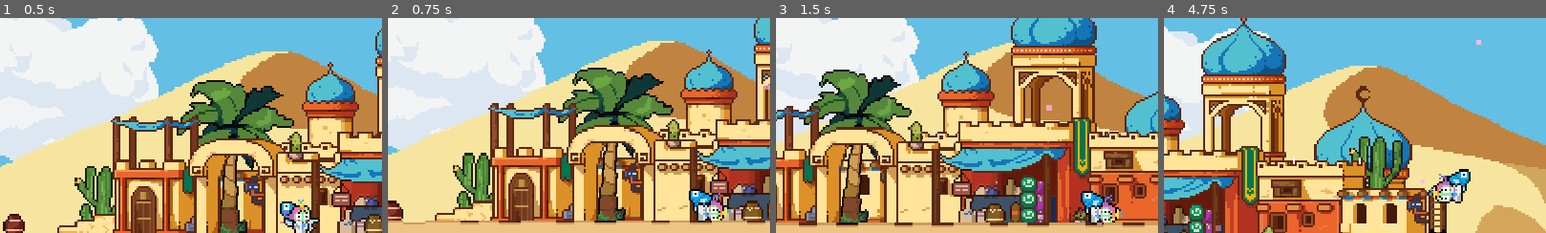
Above: before the commit, frames 1-4 (left to right).
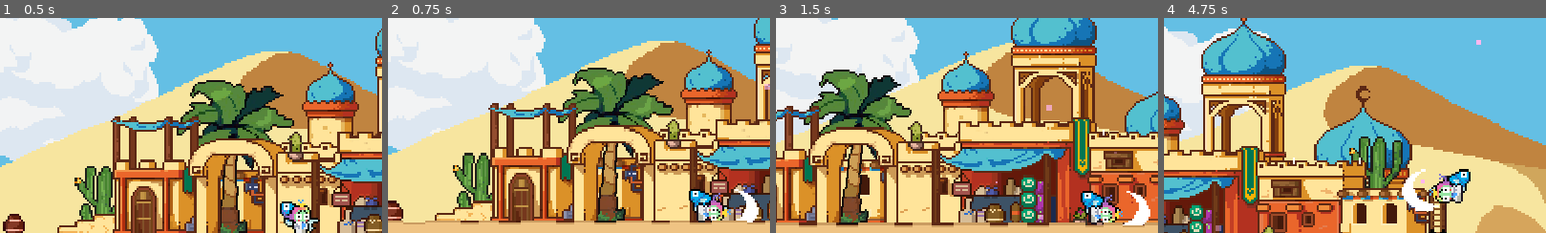
Above: after the commit, the same moments.

Repository: OMGMOCA/OpenSourceMocaGame
Game: Godot game, scene res://scene/level/level_moca_desert.tscn
Two runs of this game, one before a commit and one after it. Both use one fixed random seed, a clock stepped at 60 frames per second and the inputs below.
Inputs (mouse positions are % of the whole screen's width and height, from its top left):
- Up to frame 1 (0.5 s): no input
- Up to frame 2 (0.75 s): move the mouse to (72, 45) at 0.52 s; hold D (move_right) from 0.53 s (still down); click (72, 45) at 0.6 s
- Up to frame 3 (1.5 s): keep holding D (move_right); tap Space (jump) at 0.77 s; move the mouse to (30, 55) at 1.27 s; click (30, 55) at 1.35 s
- Up to frame 4 (4.75 s): tap Space (jump) at 1.52, 3.02, 3.77, 4.52 s; move the mouse to (60, 28) at 2.02 s; release D (move_right) at 2.03 s; hold A (move_left) 2.03-2.78 s; tap E (interact) at 2.1, 4.35 s; click (60, 28) at 2.3 s; move the mouse to (45, 70) at 2.77 s; hold D (move_right) 2.78-4.28 s; click (45, 70) at 2.85 s; move the mouse to (80, 65) at 3.52 s; click (80, 65) at 3.6 s; move the mouse to (20, 35) at 4.27 s; hold A (move_left) from 4.28 s (still down); click (20, 35) at 4.55 s
The pictures show only the part of the screen within x 10-60%, y 21-71%; the shares and areas given below are measured in that part.

Frame 1 is identical in both runs. In frame 2, 0.4% of the frame differs, in the area x 90-97%, y 79-96%; in frame 3, 0.5%; in frame 4, 0.7%, in the area x 62-72%, y 70-90%.

Commit message:
update attack func

Diff:
--- a/scene/characters/character_new_tmpl.tscn
+++ b/scene/characters/character_new_tmpl.tscn
@@ -1,9 +1,10 @@
-[gd_scene load_steps=33 format=3 uid="uid://bbt512b3oqqht"]
+[gd_scene load_steps=34 format=3 uid="uid://bbt512b3oqqht"]
 
 [ext_resource type="Script" path="res://scripts/character2d/moca_player2d.gd" id="1_quowp"]
 [ext_resource type="Texture2D" uid="uid://cyaq2fp4s380d" path="res://assets/sprites/characters/moca_cc.png" id="2_5wdt8"]
 [ext_resource type="AudioStream" uid="uid://cr0hy3pvwgg2w" path="res://assets/sounds/jump.wav" id="3_l55qa"]
 [ext_resource type="AudioStream" uid="uid://bni52808fts02" path="res://assets/sounds/slash-21834.mp3" id="4_m0wal"]
+[ext_resource type="Texture2D" uid="uid://boc7bfpailusd" path="res://assets/sprites/characters/attack01.png" id="5_yevw6"]
 
 [sub_resource type="CapsuleShape2D" id="CapsuleShape2D_idgee"]
 radius = 5.0
@@ -22,6 +23,30 @@
 "transitions": PackedFloat32Array(1),
 "update": 1,
 "values": [0]
+}
+tracks/1/type = "value"
+tracks/1/imported = false
+tracks/1/enabled = true
+tracks/1/path = NodePath("attackZone/Sprite2D:visible")
+tracks/1/interp = 1
+tracks/1/loop_wrap = true
+tracks/1/keys = {
+"times": PackedFloat32Array(0),
+"transitions": PackedFloat32Array(1),
+"update": 1,
+"values": [false]
+}
+tracks/2/type = "value"
+tracks/2/imported = false
+tracks/2/enabled = true
+tracks/2/path = NodePath("attackZone/Sprite2D:frame")
+tracks/2/interp = 1
+tracks/2/loop_wrap = true
+tracks/2/keys = {
+"times": PackedFloat32Array(0),
+"transitions": PackedFloat32Array(1),
+"update": 1,
+"values": [2]
 }
 
 [sub_resource type="Animation" id="Animation_26fle"]
@@ -39,6 +64,30 @@
 "transitions": PackedFloat32Array(1, 1, 1, 1),
 "update": 1,
 "values": [22, 23, 24, 22]
+}
+tracks/1/type = "value"
+tracks/1/imported = false
+tracks/1/enabled = true
+tracks/1/path = NodePath("attackZone/Sprite2D:visible")
+tracks/1/interp = 1
+tracks/1/loop_wrap = true
+tracks/1/keys = {
+"times": PackedFloat32Array(0, 0.3),
+"transitions": PackedFloat32Array(1, 1),
+"update": 1,
+"values": [true, false]
+}
+tracks/2/type = "value"
+tracks/2/imported = false
+tracks/2/enabled = true
+tracks/2/path = NodePath("attackZone/Sprite2D:frame")
+tracks/2/interp = 1
+tracks/2/loop_wrap = true
+tracks/2/keys = {
+"times": PackedFloat32Array(0, 0.1, 0.2),
+"transitions": PackedFloat32Array(1, 1, 1),
+"update": 1,
+"values": [0, 1, 3]
 }
 
 [sub_resource type="Animation" id="Animation_5cu2c"]
@@ -236,6 +285,7 @@
 shape = SubResource("CapsuleShape2D_idgee")
 
 [node name="AnimationPlayer" type="AnimationPlayer" parent="."]
+active = false
 libraries = {
 "": SubResource("AnimationLibrary_t6u15")
 }
@@ -252,9 +302,16 @@
 [node name="Sound_attack" type="AudioStreamPlayer2D" parent="."]
 stream = ExtResource("4_m0wal")
 
-[node name="Area2D" type="Area2D" parent="."]
+[node name="attackZone" type="Area2D" parent="."]
+position = Vector2(16, -8)
 monitorable = false
 
-[node name="CollisionShape2D" type="CollisionShape2D" parent="Area2D"]
-position = Vector2(13, -8)
+[node name="Sprite2D" type="Sprite2D" parent="attackZone"]
+visible = false
+texture = ExtResource("5_yevw6")
+hframes = 4
+frame = 2
+
+[node name="CollisionShape2D" type="CollisionShape2D" parent="attackZone"]
+scale = Vector2(1.5, 1.5)
 shape = SubResource("RectangleShape2D_1r4rb")
--- a/scene/level/level_moca_desert.tscn
+++ b/scene/level/level_moca_desert.tscn
@@ -241,7 +241,7 @@
 
 [node name="GradientBackground" type="Sprite2D" parent="background/Parallax/background"]
 z_index = -100
-position = Vector2(0, -190)
+position = Vector2(24, -192)
 scale = Vector2(40, 7)
 texture = SubResource("GradientTexture2D_bka6r")
 
--- a/scripts/character2d/moca_character2d.gd
+++ b/scripts/character2d/moca_character2d.gd
@@ -25,6 +25,9 @@
 
 var attack_input : bool = false
 var attack : bool = false
+var attack_zone : Area2D = null
+var attack_sprite : Sprite2D = null
+var attack_zone_loc : Vector2 = Vector2(0,0)
 
 func _ready() -> void:
 	sprite_2d = find_child("Sprite2D")
@@ -32,15 +35,18 @@
 	animation_tree = find_child("AnimationTree")
 	sound_jump = find_child("Sound_jump")
 	sound_attack = find_child("Sound_attack")
+	attack_zone = find_child("attackZone")
+	attack_zone_loc = attack_zone.position
+	attack_sprite = attack_zone.find_child("Sprite2D")
+	character_attack_bind()
 
 
 func _physics_process(delta: float) -> void:
-	character_attack_control(delta)
 	character_move_control(delta)
 	move_and_slide()
 
 
-func character_attack_control(delta: float) -> void:
+func character_attack_bind() -> void:
 	animation_tree.animation_started.connect(on_anima_started)
 	animation_tree.animation_finished.connect(on_anima_finished)
 
@@ -76,6 +82,12 @@
 		flip = true
 
 	sprite_2d.flip_h = flip
+	if flip:
+		attack_zone.position = Vector2(-attack_zone_loc.x,attack_zone_loc.y)
+	else:
+		attack_zone.position = Vector2(attack_zone_loc.x,attack_zone_loc.y)
+	attack_sprite.flip_h = flip
+
 
 func get_jump(delta : float) -> void:
 	if jump and jump_execute:
@@ -110,5 +122,6 @@
 		jump = false
 
 func get_attack_input(input : bool) -> void:
+	#攻击动画也需要像跳跃那样的输入暂存功能
 	if input:
 		attack_input = true
Binary file added: assets/sprites/characters/attack01.png
Not shown, added: assets/sprites/characters/attack01.png.import
